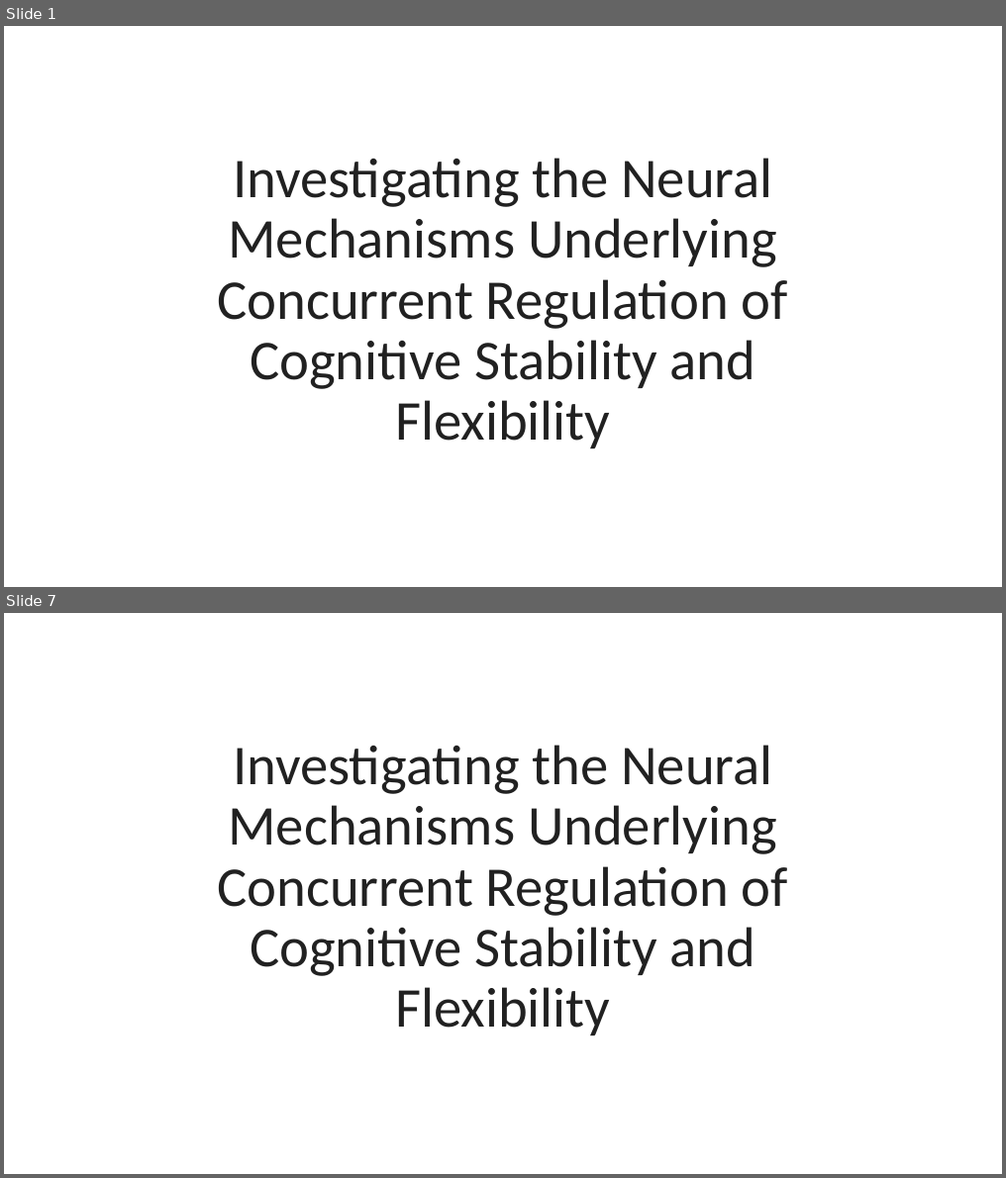
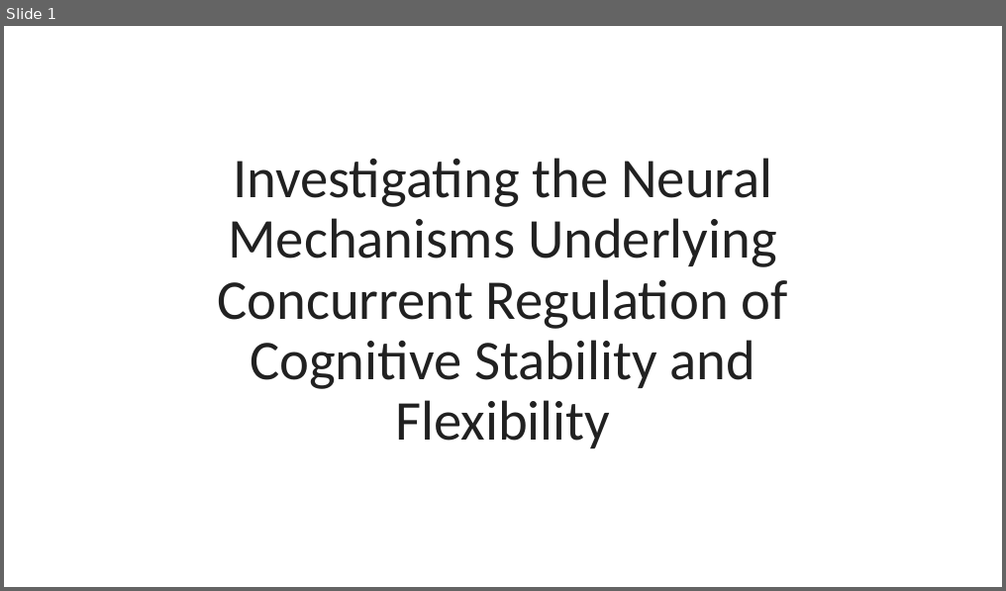
Before and after one commit to jimzhang629/third_year_talk, a slide deck: thirdYearTalk_JZ1.pptx. Shown one above the other, each under a label of ours: slides 1 and 7 before the commit, slide 1 after it; the slides between them are not shown. The pictures are 1006x1178 and 1006x591 pixels, drawn with LibreOffice and Linux fonts; fonts in the diff are those of the drawing. Boxes give left, top, right and bottom in pixels: in the first picture for what was removed or moved away, otherwise in the second. Text is boxed around its words. In the diff, an @@ line names an element or a change of style, - is before the commit and + after.

```diff
--- a/thirdYearTalk_JZ1.pptx
+++ b/thirdYearTalk_JZ1.pptx
@@ slide 1 removed at (x1=4, y1=26, x2=1002, y2=587), background #FFFFFF @@
@@ title removed at (x1=217, y1=158, x2=788, y2=449) @@
-Investigating the Neural Mechanisms Underlying Concurrent Regulation of Cognitive Stability and Flexibility
@@ what was slide 7 is now slide 1 @@
```
Also in this commit, not shown: 5 slides changed, 5 slides added, 9 other slides removed.
